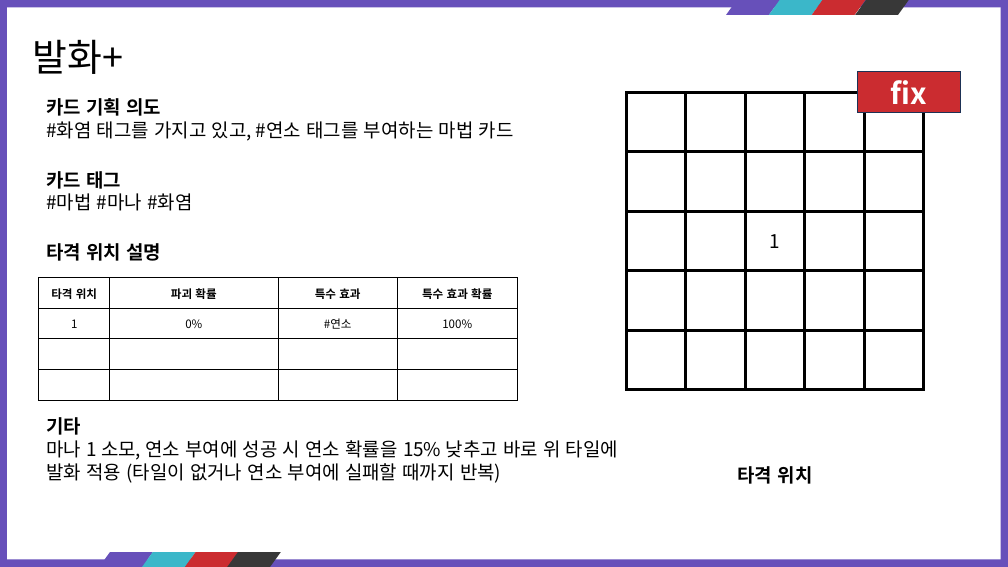
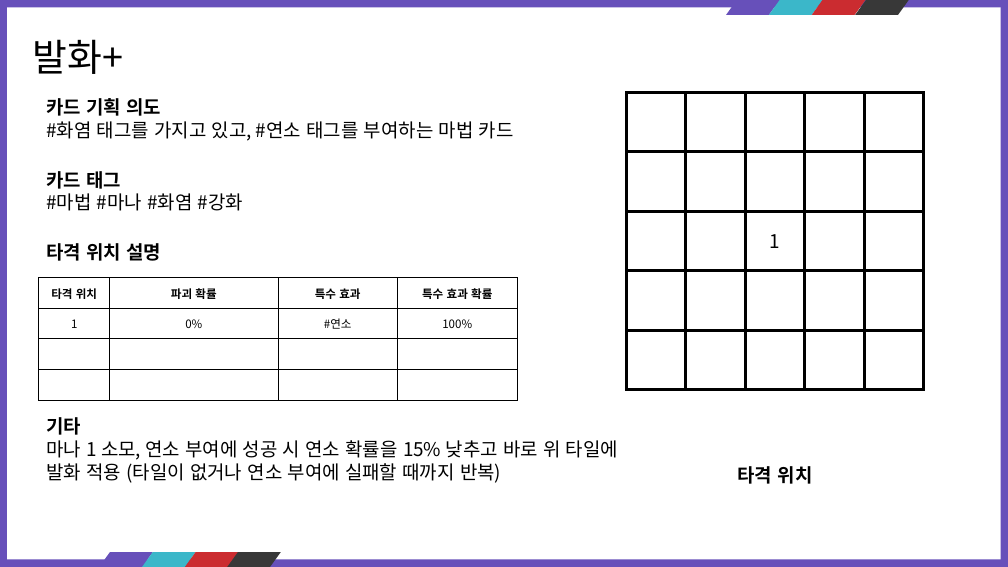
Before and after one commit to kauthor/FluffyDisdog, a slide deck: slide 31 of Plan/기획서/마법사.pptx. Drawn at 1008x567 pixels with LibreOffice and Linux fonts; fonts in the diff are those of the drawing. Boxes give left, top, right and bottom in pixels: in the first picture for what was removed or moved away, otherwise in the second. Text is boxed around its words. In the diff, an @@ line names an element or a change of style, - is before the commit and + after.

Commit message:
마법사빙결

```diff
--- a/Plan/기획서/마법사.pptx
+++ b/Plan/기획서/마법사.pptx
@@ rectangle removed at bbox=[858, 72, 960, 113] @@
-fix
@@ text at bbox=[46, 193, 243, 211]: text changed @@
-#마법 #마나 #화염
+#마법 #마나 #화염 #강화
```
Also in this commit, not shown: 16 other slides changed, 13 slides added.
